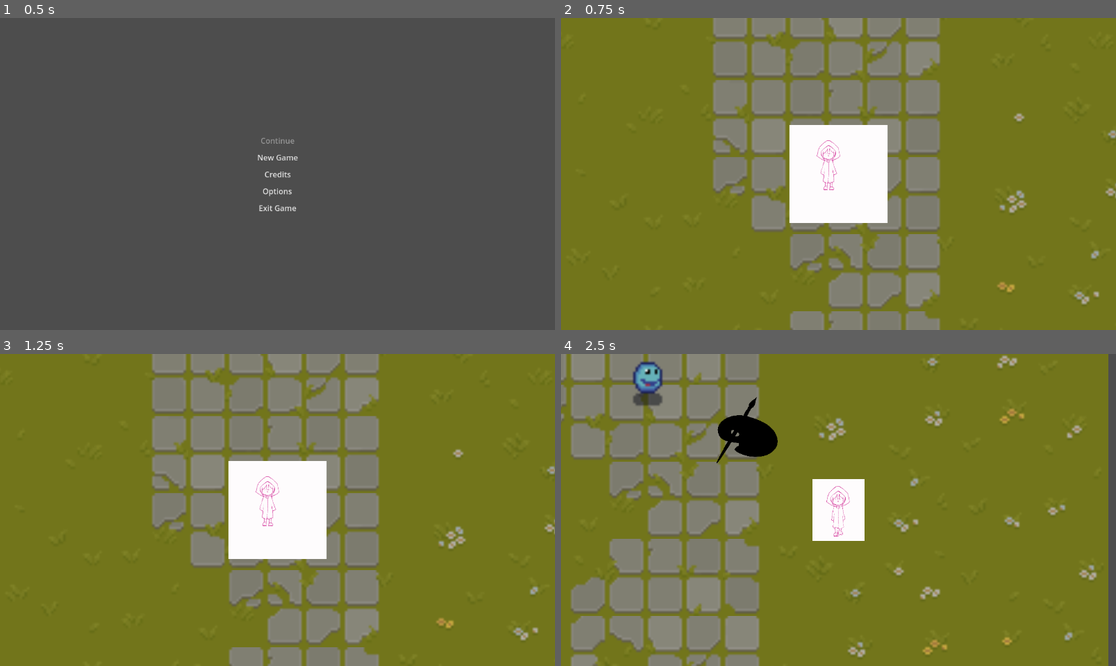
Above: before the commit, frames 1-4 (two rows, left to right).
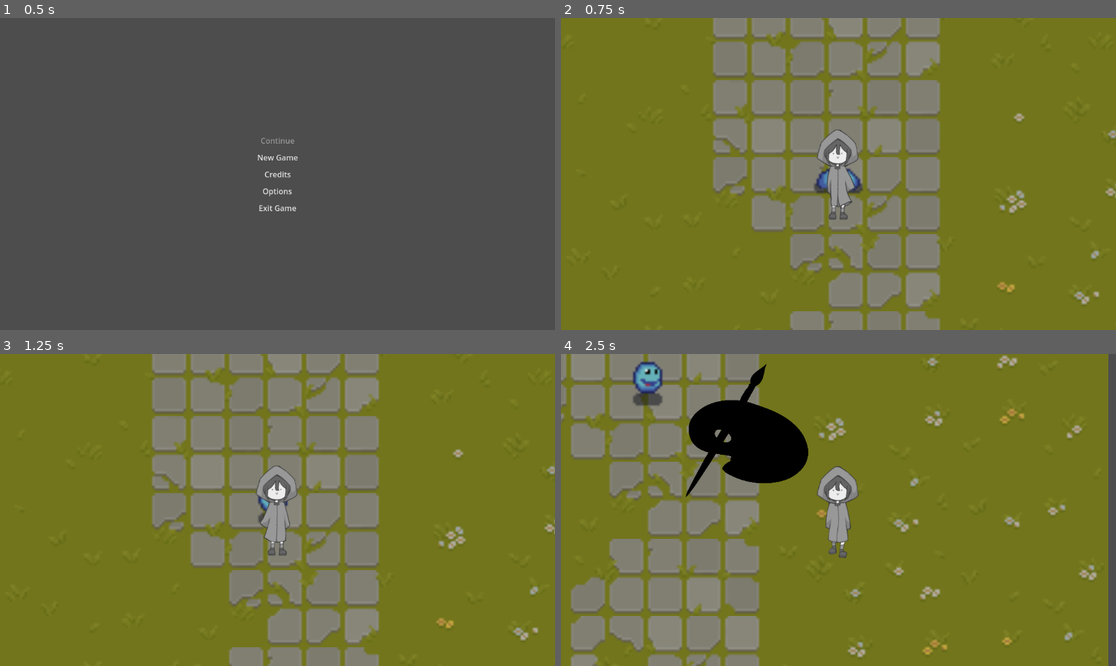
Above: after the commit, the same moments.

Repository: JMSVY-Super-Cool-Group-14/Dye-Chromatic
Game: Godot game, scene res://scenes/main.tscn
Two runs of this game, one before a commit and one after it. Both use one fixed random seed, a clock stepped at 60 frames per second and the inputs below.
Inputs (mouse positions are in pixels of both pictures, inside the frame that each line leads up to):
- Up to frame 1 (0.5 s): no input
- Up to frame 2 (0.75 s): click "New Game" at 0.5 s
- Up to frame 3 (1.25 s): no input
- Up to frame 4 (2.5 s): move the mouse to (960, 494) at 1.27 s; hold D (move_right) 1.28-2.03 s; hold F (melee_attack) 1.28-2.03 s; move the mouse to (727, 525) at 2.02 s; hold S (move_down) from 2.03 s (still down); tap Space (ranged_attack) at 2.1 s

Frame 1 is identical in both runs. In frame 2, 5.5% of the frame differs, in the area x 41-59%, y 34-66%; in frame 3, 5.5%; in frame 4, 5.5%.

Commit message:
Add animations and separate script

Diff:
--- /dev/null
+++ b/src/scenes/PlayerAnimated.gd
@@ -0,0 +1,44 @@
+extends AnimatedSprite2D
+
+@onready var player:Area2D = $"../"
+
+# Called when the node enters the scene tree for the first time.
+func _ready():
+	pass # Replace with function body.
+
+
+# Called every frame. 'delta' is the elapsed time since the previous frame.
+func _process(delta):
+	# Animation check
+	if !player.isAttacking:
+		if player.velocity.length() <= 0:
+			animation = "idle"
+		else:
+			walk()
+	else:
+		attack()
+
+func walk():
+	# Walking animation
+	if player.velocity.x > 0.25 || player.velocity.x < -0.25:
+		animation = "walk_right"
+		flip_h = false
+		if player.velocity.x < 0:
+			flip_h = true
+	elif player.velocity.y > 0:
+		animation = "walk_down"
+	elif player.velocity.y < 0:
+		animation = "walk_up"
+
+func attack():
+	print("Melee animation")
+	# Melee animation
+	if player.velocity.x > 0.25 || player.velocity.x < -0.25:
+		animation = "melee_right"
+		flip_h = false
+		if player.velocity.x < 0:
+			flip_h = true
+	elif player.velocity.y > 0:
+		animation = "melee_down"
+	elif player.velocity.y < 0:
+		animation = "melee_up"
--- a/src/scenes/game.tscn
+++ b/src/scenes/game.tscn
@@ -6,7 +6,6 @@
 [ext_resource type="PackedScene" uid="uid://cudnkh4q0wqm2" path="res://scenes/Slime.tscn" id="2_h5rq2"]
 [ext_resource type="PackedScene" uid="uid://b8sokesd0rypv" path="res://scenes/player.tscn" id="2_mpbna"]
 [ext_resource type="Script" path="res://scripts/StateMachine/startState.gd" id="3_6d48n"]
-[ext_resource type="Script" path="res://scripts/player.gd" id="5_370t1"]
 
 [sub_resource type="TileSetAtlasSource" id="TileSetAtlasSource_2dm3c"]
 texture = ExtResource("1_ihwfy")
@@ -100,8 +99,7 @@
 [node name="Player" parent="." instance=ExtResource("2_mpbna")]
 z_index = 1
 position = Vector2(198, 134)
-scale = Vector2(0.2, 0.2)
-script = ExtResource("5_370t1")
+scale = Vector2(0.4, 0.4)
 
 [node name="Slime" parent="." instance=ExtResource("2_h5rq2")]
 position = Vector2(198, 134)
--- a/src/scenes/player.tscn
+++ b/src/scenes/player.tscn
@@ -1,96 +1,113 @@
-[gd_scene load_steps=37 format=3 uid="uid://b8sokesd0rypv"]
-
-[ext_resource type="Texture2D" uid="uid://berd3yam28a56" path="res://assets/sprites/standing/standing_1.png" id="2_5d2or"]
-[ext_resource type="Texture2D" uid="uid://deme1yjqmj46w" path="res://assets/sprites/standing/standing_2.png" id="3_15n33"]
-[ext_resource type="Texture2D" uid="uid://b1i5b4aynkgdw" path="res://assets/sprites/standing/standing_3.png" id="4_i6inc"]
-[ext_resource type="Texture2D" uid="uid://73b4qd2sfgce" path="res://assets/sprites/standing/standing_4.png" id="5_4nwgp"]
-[ext_resource type="Texture2D" uid="uid://canivqs3rt5uy" path="res://assets/sprites/walking_down/frame_0_delay-0.15s.png" id="6_sps06"]
-[ext_resource type="Texture2D" uid="uid://3ij8h0bm1cjr" path="res://assets/sprites/walking_down/frame_1_delay-0.15s.png" id="7_8dec5"]
-[ext_resource type="Texture2D" uid="uid://dqiw8txhadlns" path="res://assets/sprites/walking_down/frame_2_delay-0.15s.png" id="8_erq7e"]
-[ext_resource type="Texture2D" uid="uid://23v1v75gkehi" path="res://assets/sprites/walking_down/frame_3_delay-0.15s.png" id="9_dcnrh"]
-[ext_resource type="Texture2D" uid="uid://dyyuet45b8pvw" path="res://assets/sprites/walking_down/frame_4_delay-0.15s.png" id="10_y5q71"]
-[ext_resource type="Texture2D" uid="uid://bvu18xpy5xfho" path="res://assets/sprites/walking_down/frame_5_delay-0.15s.png" id="11_fojv2"]
-[ext_resource type="Texture2D" uid="uid://dptkqxd6s1h6h" path="res://assets/sprites/walking_left/frame_0_delay-0.17s.png" id="12_4eorx"]
-[ext_resource type="Texture2D" uid="uid://ccqidxct8q2sr" path="res://assets/sprites/walking_left/frame_1_delay-0.17s.png" id="13_x5od5"]
-[ext_resource type="Texture2D" uid="uid://bmfqclswwbish" path="res://assets/sprites/walking_left/frame_2_delay-0.17s.png" id="14_853gd"]
-[ext_resource type="Texture2D" uid="uid://omsnp6b0b64g" path="res://assets/sprites/walking_left/frame_3_delay-0.17s.png" id="15_v52a6"]
-[ext_resource type="Texture2D" uid="uid://bwwfsuiyw1qeq" path="res://assets/sprites/walking_left/frame_4_delay-0.17s.png" id="16_8monc"]
-[ext_resource type="Texture2D" uid="uid://cgqubg0djaodd" path="res://assets/sprites/walking_left/frame_5_delay-0.17s.png" id="17_xf7m5"]
-[ext_resource type="Texture2D" uid="uid://d0b12m7705ulf" path="res://assets/sprites/walking_left/frame_6_delay-0.17s.png" id="18_yjtex"]
-[ext_resource type="Texture2D" uid="uid://baxhfg18i5sbv" path="res://assets/sprites/walking_left/frame_7_delay-0.17s.png" id="19_30v7i"]
-[ext_resource type="Texture2D" uid="uid://i4tq7rk81t07" path="res://assets/sprites/walking_right/frame_0_delay-0.17s.png" id="20_g14lh"]
-[ext_resource type="Texture2D" uid="uid://df2kxps426rj2" path="res://assets/sprites/walking_right/frame_1_delay-0.17s.png" id="21_or5dv"]
-[ext_resource type="Texture2D" uid="uid://bdxbdsofgpaxe" path="res://assets/sprites/walking_right/frame_2_delay-0.17s.png" id="22_j8te6"]
-[ext_resource type="Texture2D" uid="uid://jutdlp75xxn0" path="res://assets/sprites/walking_right/frame_3_delay-0.17s.png" id="23_o555l"]
-[ext_resource type="Texture2D" uid="uid://dlqth0nt087rq" path="res://assets/sprites/walking_right/frame_4_delay-0.17s.png" id="24_nh1b3"]
-[ext_resource type="Texture2D" uid="uid://n3wgyrep6pf4" path="res://assets/sprites/walking_right/frame_5_delay-0.17s.png" id="25_m43rx"]
-[ext_resource type="Texture2D" uid="uid://hgpc2djy40ia" path="res://assets/sprites/walking_right/frame_6_delay-0.17s.png" id="26_3mlkl"]
-[ext_resource type="Texture2D" uid="uid://dknel5jj5twu" path="res://assets/sprites/walking_right/frame_7_delay-0.17s.png" id="27_vqn7o"]
-[ext_resource type="Texture2D" uid="uid://bmwtg5q0dorq" path="res://assets/sprites/walking_up/frame_0_delay-0.14s.png" id="28_a4x2e"]
-[ext_resource type="Texture2D" uid="uid://dmtteok8argwq" path="res://assets/sprites/walking_up/frame_1_delay-0.14s.png" id="29_o7sw3"]
-[ext_resource type="Texture2D" uid="uid://b1em5pro6oovr" path="res://assets/sprites/walking_up/frame_2_delay-0.14s.png" id="30_grawl"]
-[ext_resource type="Texture2D" uid="uid://dfhknpmundels" path="res://assets/sprites/walking_up/frame_3_delay-0.14s.png" id="31_ukc1r"]
-[ext_resource type="Texture2D" uid="uid://diaj0ymr5s5iw" path="res://assets/sprites/walking_up/frame_4_delay-0.14s.png" id="32_ipxxn"]
-[ext_resource type="Texture2D" uid="uid://cge8sexib5oqb" path="res://assets/sprites/walking_up/frame_5_delay-0.14s.png" id="33_kvf87"]
+[gd_scene load_steps=38 format=3 uid="uid://b8sokesd0rypv"]
+
+[ext_resource type="Texture2D" uid="uid://8ktrqxk3g2hi" path="res://assets/sprites/mc_basic.sprites/stand1.tres" id="1_7c762"]
+[ext_resource type="Script" path="res://scripts/player.gd" id="1_p4u05"]
+[ext_resource type="Texture2D" uid="uid://b2pkurf4rtdfv" path="res://assets/sprites/mc_basic.sprites/stand2.tres" id="2_ytn62"]
+[ext_resource type="Texture2D" uid="uid://iqcysv2w1gxh" path="res://assets/sprites/mc_basic.sprites/stand3.tres" id="3_0l4ng"]
+[ext_resource type="Texture2D" uid="uid://daqaxoogc632x" path="res://assets/sprites/mc_basic.sprites/stand4.tres" id="4_kvx8c"]
+[ext_resource type="Texture2D" uid="uid://bjl6intkqy42s" path="res://assets/sprites/mc_basic.sprites/attack_down/attack_d1.tres" id="5_wo2n5"]
+[ext_resource type="Texture2D" uid="uid://bl0mfvn32lf6m" path="res://assets/sprites/mc_basic.sprites/attack_down/attack_d2.tres" id="6_o211x"]
+[ext_resource type="Texture2D" uid="uid://ps1u4etg3y4m" path="res://assets/sprites/mc_basic.sprites/attack_side/attack_s1.tres" id="7_dhuxq"]
+[ext_resource type="Texture2D" uid="uid://d0sh0omq1yif6" path="res://assets/sprites/mc_basic.sprites/attack_side/attack_s2.tres" id="8_t8tbr"]
+[ext_resource type="Texture2D" uid="uid://bfm4sokgbohs5" path="res://assets/sprites/mc_basic.sprites/attack_side/attack_s3.tres" id="9_lq4yj"]
+[ext_resource type="Texture2D" uid="uid://bqsy4iqtdcx2r" path="res://assets/sprites/mc_basic.sprites/attack_up/attack_up1.tres" id="10_exs2p"]
+[ext_resource type="Texture2D" uid="uid://bk6kogx478qgh" path="res://assets/sprites/mc_basic.sprites/attack_up/attack_up2.tres" id="11_wtvwh"]
+[ext_resource type="Texture2D" uid="uid://dmpqhrbacr5nj" path="res://assets/sprites/mc_basic.sprites/walk_down/walkD1.tres" id="12_f2ly6"]
+[ext_resource type="Texture2D" uid="uid://dbxwqdgiy8m5v" path="res://assets/sprites/mc_basic.sprites/walk_down/walkD2.tres" id="13_8jr4g"]
+[ext_resource type="Texture2D" uid="uid://cos0kc1yt0sth" path="res://assets/sprites/mc_basic.sprites/walk_down/walkD3.tres" id="14_fwtfy"]
+[ext_resource type="Texture2D" uid="uid://0ibhnheqdl64" path="res://assets/sprites/mc_basic.sprites/walk_down/walkD4.tres" id="15_2n6hu"]
+[ext_resource type="Texture2D" uid="uid://bdv8e1n70e804" path="res://assets/sprites/mc_basic.sprites/walk_down/walkD5.tres" id="16_egjaw"]
+[ext_resource type="Texture2D" uid="uid://c05jc7dmu6eap" path="res://assets/sprites/mc_basic.sprites/walk_down/walkD6.tres" id="17_s61kd"]
+[ext_resource type="Texture2D" uid="uid://dslmxmxhk4cmr" path="res://assets/sprites/mc_basic.sprites/walk_side/walk_s1.tres" id="18_xd3i0"]
+[ext_resource type="Texture2D" uid="uid://cl2a3epr8wbw" path="res://assets/sprites/mc_basic.sprites/walk_side/walk_s2.tres" id="19_m072a"]
+[ext_resource type="Texture2D" uid="uid://dnvrh2svb18oj" path="res://assets/sprites/mc_basic.sprites/walk_side/walk_s3.tres" id="20_2j5wn"]
+[ext_resource type="Texture2D" uid="uid://crd24tr6uppwy" path="res://assets/sprites/mc_basic.sprites/walk_side/walk_s4.tres" id="21_ongsi"]
+[ext_resource type="Texture2D" uid="uid://d0avvur37mmov" path="res://assets/sprites/mc_basic.sprites/walk_side/walk_s5.tres" id="22_n6isj"]
+[ext_resource type="Texture2D" uid="uid://4kqo4jvh1ujg" path="res://assets/sprites/mc_basic.sprites/walk_side/walk_s6.tres" id="23_cr7l5"]
+[ext_resource type="Texture2D" uid="uid://dmlq5i0jqm1e2" path="res://assets/sprites/mc_basic.sprites/walk_side/walk_s7.tres" id="24_t0xxh"]
+[ext_resource type="Texture2D" uid="uid://nqjwkd088jtd" path="res://assets/sprites/mc_basic.sprites/walk_side/walk_s8.tres" id="25_xyufo"]
+[ext_resource type="Texture2D" uid="uid://bsj0bxo1xdnl3" path="res://assets/sprites/mc_basic.sprites/walk_back/walk_b1.tres" id="26_8l6go"]
+[ext_resource type="Texture2D" uid="uid://bg8xo0xh858tt" path="res://assets/sprites/mc_basic.sprites/walk_back/walk_b2.tres" id="27_osboe"]
+[ext_resource type="Texture2D" uid="uid://c83gcjljnviuf" path="res://assets/sprites/mc_basic.sprites/walk_back/walk_b3.tres" id="28_yylv2"]
+[ext_resource type="Texture2D" uid="uid://do3s4qlkcx4r7" path="res://assets/sprites/mc_basic.sprites/walk_back/walk_b4.tres" id="29_s3wrk"]
+[ext_resource type="Texture2D" uid="uid://fus7i25dg6to" path="res://assets/sprites/mc_basic.sprites/walk_back/walk_b5.tres" id="30_e2ls2"]
+[ext_resource type="Texture2D" uid="uid://dyxxmbruridks" path="res://assets/sprites/mc_basic.sprites/walk_back/walk_b6.tres" id="31_tl005"]
+[ext_resource type="Script" path="res://scenes/PlayerAnimated.gd" id="33_2xkte"]
 [ext_resource type="Script" path="res://scripts/Camera2D.gd" id="34_oibyl"]
 
 [sub_resource type="SpriteFrames" id="SpriteFrames_bgi2u"]
 animations = [{
 "frames": [{
 "duration": 1.0,
-"texture": ExtResource("2_5d2or")
-}, {
-"duration": 1.0,
-"texture": ExtResource("3_15n33")
-}, {
-"duration": 1.0,
-"texture": ExtResource("4_i6inc")
-}, {
-"duration": 1.0,
-"texture": ExtResource("5_4nwgp")
+"texture": ExtResource("1_7c762")
+}, {
+"duration": 1.0,
+"texture": ExtResource("2_ytn62")
+}, {
+"duration": 1.0,
+"texture": ExtResource("3_0l4ng")
+}, {
+"duration": 1.0,
+"texture": ExtResource("4_kvx8c")
 }],
 "loop": true,
 "name": &"idle",
 "speed": 5.0
 }, {
-"frames": [],
+"frames": [{
+"duration": 1.0,
+"texture": ExtResource("5_wo2n5")
+}, {
+"duration": 1.0,
+"texture": ExtResource("6_o211x")
+}],
 "loop": true,
 "name": &"melee_down",
 "speed": 5.0
 }, {
-"frames": [],
-"loop": true,
-"name": &"melee_left",
-"speed": 5.0
-}, {
-"frames": [],
+"frames": [{
+"duration": 1.0,
+"texture": ExtResource("7_dhuxq")
+}, {
+"duration": 1.0,
+"texture": ExtResource("8_t8tbr")
+}, {
+"duration": 1.0,
+"texture": ExtResource("9_lq4yj")
+}],
 "loop": true,
 "name": &"melee_right",
 "speed": 5.0
 }, {
-"frames": [],
+"frames": [{
+"duration": 1.0,
+"texture": ExtResource("10_exs2p")
+}, {
+"duration": 1.0,
+"texture": ExtResource("11_wtvwh")
+}],
 "loop": true,
 "name": &"melee_up",
 "speed": 5.0
 }, {
 "frames": [{
 "duration": 1.0,
-"texture": ExtResource("6_sps06")
-}, {
-"duration": 1.0,
-"texture": ExtResource("7_8dec5")
-}, {
-"duration": 1.0,
-"texture": ExtResource("8_erq7e")
-}, {
-"duration": 1.0,
-"texture": ExtResource("9_dcnrh")
-}, {
-"duration": 1.0,
-"texture": ExtResource("10_y5q71")
-}, {
-"duration": 1.0,
-"texture": ExtResource("11_fojv2")
+"texture": ExtResource("12_f2ly6")
+}, {
+"duration": 1.0,
+"texture": ExtResource("13_8jr4g")
+}, {
+"duration": 1.0,
+"texture": ExtResource("14_fwtfy")
+}, {
+"duration": 1.0,
+"texture": ExtResource("15_2n6hu")
+}, {
+"duration": 1.0,
+"texture": ExtResource("16_egjaw")
+}, {
+"duration": 1.0,
+"texture": ExtResource("17_s61kd")
 }],
 "loop": true,
 "name": &"walk_down",
@@ -98,57 +115,28 @@
 }, {
 "frames": [{
 "duration": 1.0,
-"texture": ExtResource("12_4eorx")
-}, {
-"duration": 1.0,
-"texture": ExtResource("13_x5od5")
-}, {
-"duration": 1.0,
-"texture": ExtResource("14_853gd")
-}, {
-"duration": 1.0,
-"texture": ExtResource("15_v52a6")
-}, {
-"duration": 1.0,
-"texture": ExtResource("16_8monc")
-}, {
-"duration": 1.0,
-"texture": ExtResource("17_xf7m5")
-}, {
-"duration": 1.0,
-"texture": ExtResource("18_yjtex")
-}, {
-"duration": 1.0,
-"texture": ExtResource("19_30v7i")
-}],
-"loop": true,
-"name": &"walk_left",
-"speed": 10.0
-}, {
-"frames": [{
-"duration": 1.0,
-"texture": ExtResource("20_g14lh")
-}, {
-"duration": 1.0,
-"texture": ExtResource("21_or5dv")
-}, {
-"duration": 1.0,
-"texture": ExtResource("22_j8te6")
-}, {
-"duration": 1.0,
-"texture": ExtResource("23_o555l")
-}, {
-"duration": 1.0,
-"texture": ExtResource("24_nh1b3")
-}, {
-"duration": 1.0,
-"texture": ExtResource("25_m43rx")
-}, {
-"duration": 1.0,
-"texture": ExtResource("26_3mlkl")
-}, {
-"duration": 1.0,
-"texture": ExtResource("27_vqn7o")
+"texture": ExtResource("18_xd3i0")
+}, {
+"duration": 1.0,
+"texture": ExtResource("19_m072a")
+}, {
+"duration": 1.0,
+"texture": ExtResource("20_2j5wn")
+}, {
+"duration": 1.0,
+"texture": ExtResource("21_ongsi")
+}, {
+"duration": 1.0,
+"texture": ExtResource("22_n6isj")
+}, {
+"duration": 1.0,
+"texture": ExtResource("23_cr7l5")
+}, {
+"duration": 1.0,
+"texture": ExtResource("24_t0xxh")
+}, {
+"duration": 1.0,
+"texture": ExtResource("25_xyufo")
 }],
 "loop": true,
 "name": &"walk_right",
@@ -156,22 +144,22 @@
 }, {
 "frames": [{
 "duration": 1.0,
-"texture": ExtResource("28_a4x2e")
-}, {
-"duration": 1.0,
-"texture": ExtResource("29_o7sw3")
-}, {
-"duration": 1.0,
-"texture": ExtResource("30_grawl")
-}, {
-"duration": 1.0,
-"texture": ExtResource("31_ukc1r")
-}, {
-"duration": 1.0,
-"texture": ExtResource("32_ipxxn")
-}, {
-"duration": 1.0,
-"texture": ExtResource("33_kvf87")
+"texture": ExtResource("26_8l6go")
+}, {
+"duration": 1.0,
+"texture": ExtResource("27_osboe")
+}, {
+"duration": 1.0,
+"texture": ExtResource("28_yylv2")
+}, {
+"duration": 1.0,
+"texture": ExtResource("29_s3wrk")
+}, {
+"duration": 1.0,
+"texture": ExtResource("30_e2ls2")
+}, {
+"duration": 1.0,
+"texture": ExtResource("31_tl005")
 }],
 "loop": true,
 "name": &"walk_up",
@@ -185,12 +173,15 @@
 [sub_resource type="CapsuleShape2D" id="CapsuleShape2D_ugejp"]
 
 [node name="Player" type="Area2D"]
+script = ExtResource("1_p4u05")
 
 [node name="AnimatedSprite2D" type="AnimatedSprite2D" parent="."]
-scale = Vector2(0.1, 0.1)
+scale = Vector2(0.3, 0.3)
 sprite_frames = SubResource("SpriteFrames_bgi2u")
-animation = &"melee_right"
-frame_progress = 0.427961
+animation = &"melee_up"
+autoplay = "idle"
+frame_progress = 0.272254
+script = ExtResource("33_2xkte")
 
 [node name="CollisionShape2D" type="CollisionShape2D" parent="."]
 position = Vector2(-1.90735e-06, -1.90735e-06)
--- a/src/scripts/player.gd
+++ b/src/scripts/player.gd
@@ -48,7 +48,7 @@
 	rightActivated = Input.is_action_pressed("right_colour")
 	set_colour(leftActivated, rightActivated)
 
-	# Idle animation and facing direction check
+	# Facing direction check
 	if velocity.length() <= 0 && !isAttacking:
 		$AnimatedSprite2D.animation = "idle"
 	else:
@@ -57,16 +57,6 @@
 	# Actual moving of object
 	position += velocity * delta * speed
 	position = position.clamp(Vector2.ZERO, get_viewport_rect().size)
-
-	# Walking animation
-	if velocity.x > 0:
-		$AnimatedSprite2D.animation = "walk_right"
-	elif velocity.x < 0:
-		$AnimatedSprite2D.animation = "walk_left"
-	elif velocity.y > 0:
-		$AnimatedSprite2D.animation = "walk_down"
-	elif velocity.y < 0:
-		$AnimatedSprite2D.animation = "walk_up"
 
 func start(pos):
 	position = pos
Renamed: src/assets/sprites/standing/standing_1.png -> src/assets/legacy/standing/standing_1.png
Renamed: src/assets/sprites/standing/standing_2.png -> src/assets/legacy/standing/standing_2.png
Renamed: src/assets/sprites/standing/standing_3.png -> src/assets/legacy/standing/standing_3.png
Renamed: src/assets/sprites/standing/standing_4.png -> src/assets/legacy/standing/standing_4.png
Renamed: src/assets/sprites/walking_down/frame_0_delay-0.15s.png -> src/assets/legacy/walking_down/frame_0_delay-0.15s.png
Renamed: src/assets/sprites/walking_down/frame_1_delay-0.15s.png -> src/assets/legacy/walking_down/frame_1_delay-0.15s.png
Renamed: src/assets/sprites/walking_down/frame_2_delay-0.15s.png -> src/assets/legacy/walking_down/frame_2_delay-0.15s.png
Renamed: src/assets/sprites/walking_down/frame_3_delay-0.15s.png -> src/assets/legacy/walking_down/frame_3_delay-0.15s.png
Renamed: src/assets/sprites/walking_down/frame_4_delay-0.15s.png -> src/assets/legacy/walking_down/frame_4_delay-0.15s.png
Renamed: src/assets/sprites/walking_down/frame_5_delay-0.15s.png -> src/assets/legacy/walking_down/frame_5_delay-0.15s.png
Renamed: src/assets/sprites/walking_left/frame_0_delay-0.17s.png -> src/assets/legacy/walking_left/frame_0_delay-0.17s.png
Renamed: src/assets/sprites/walking_left/frame_1_delay-0.17s.png -> src/assets/legacy/walking_left/frame_1_delay-0.17s.png
(and 22 more such lines)
